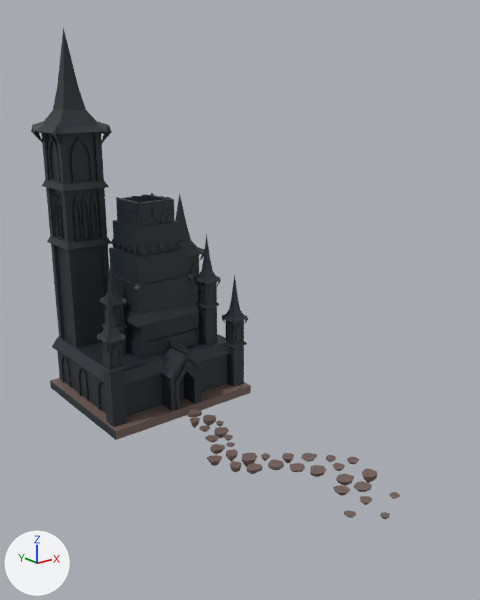
Renders of the Blender file stages/level_1_lust/tower.blend from each side of a commit.
Camera for both pictures: a 50 mm camera at (-319.0, -491.0, 288.0) aimed at (47.0, -33.0, 105.0). The lights are fixed; the arrows at lower left show +X, +Y and +Z.

The older version as bpy lines, for what is in view:
```python
me_tower = bpy.data.meshes.new('tower')
me_tower.from_pydata(...)  # 3747 vertices, 3681 faces; spans x -32.0..33.0, y -5.0..144.0, z -55.0..99.0
# faces by material slot: [3003, 678]
me_tower.materials.append(mat_castle)  # black #252d33
me_tower.materials.append(mat_rocks)  # brown #75615a
ob_tower_col = bpy.data.objects.new('tower_col', me_tower)
ob_tower_col.location = (0.0, 0.0, 0.0)
ob_tower_col.rotation_euler = (1.571, 0.0, 0.0)  # degrees (90, 0, 0)
ob_tower_col.scale = (2.38, 2.38, 2.38)
```
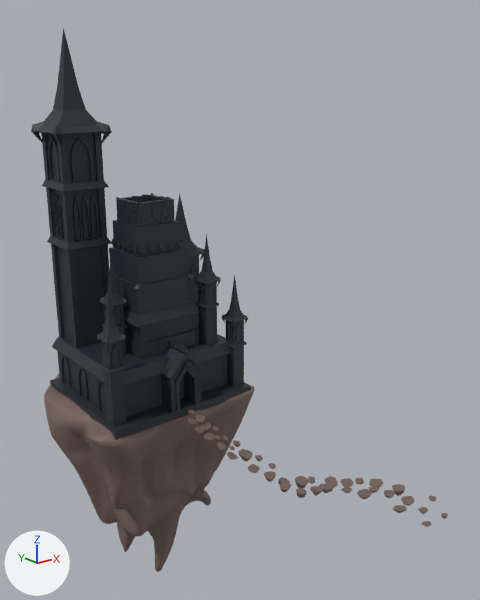
What changed in the scene script:
```text
Change me_tower:
    used by ob_tower_col; location = (0.0, 0.0, 0.0); rotation_euler = (1.571, 0.0, 0.0), in degrees (90, 0, 0); scale = (2.38, 2.38, 2.38)
    remove me_tower.from_pydata(...)  # 3747 vertices, 3681 faces; spans x -32.0..33.0, y -5.0..144.0, z -55.0..99.0
    add me_tower.from_pydata(...)  # 3901 vertices, 3853 faces; spans x -32.0..72.0, y -37.0..144.0, z -55.0..84.0
    me_tower part 1: the loose piece of 23 vertices spanning x 17.0..20.0, y -2.0..-1.0, z 92.0..95.0 is scaled about its middle by (0.685, 1.04, 0.907), then moved by (52.0, -33.0, -20.0)
    me_tower part 2: the loose piece of 23 vertices spanning x -5.0..-1.0, y -3.0..1.0, z 13.0..17.0 is moved by (64.0, -34.0, 62.0)
    me_tower part 3: the loose piece of 18 vertices spanning x 7.0..10.0, y -3.0..-2.0, z 97.0..99.0 is moved by (56.0, -33.0, -15.0)
    me_tower part 4: the loose piece of 18 vertices spanning x -1.0..2.0, y -2.0..-1.0, z 89.0..93.0 is multiplied about its middle by the matrix ((0.837, 0.07, 0.596), (-0.089, 1.026, 0.006), (-0.593, -0.056, 0.84)), then moved by (54.0, -33.0, -9.0)
    me_tower part 5: the loose piece of 18 vertices spanning x 0.0..6.0, y -4.0..0.0, z 13.0..19.0 is scaled about its middle by (0.391, 0.209, 0.372), then moved by (5.0, -7.0, 4.0)
    me_tower part 6: a new loose piece of 18 vertices spanning x -4.0..0.0, y -3.0..-1.0, z 10.0..14.0, in mat_rocks (brown #75615a)
    me_tower part 7: a new loose piece of 18 vertices spanning x -1.0..3.0, y -8.0..-6.0, z 16.0..20.0, in mat_rocks (brown #75615a)
    me_tower part 8: a new loose piece of 18 vertices spanning x 2.0..6.0, y -12.0..-9.0, z 21.0..25.0, in mat_rocks (brown #75615a)
    me_tower part 9: a new loose piece of 18 vertices spanning x 0.0..5.0, y -7.0..-4.0, z 10.0..15.0, in mat_rocks (brown #75615a)
    me_tower part 10: a new loose piece of 18 vertices spanning x -4.0..1.0, y -6.0..-3.0, z 13.0..17.0, in mat_rocks (brown #75615a)
    me_tower part 11: the loose piece of 23 vertices spanning x 7.0..11.0, y -3.0..-1.0, z 88.0..92.0 is deleted
    me_tower part 12: 437 vertices moved from x -15.0..26.0, y -5.0..0.0, z 4.0..83.0 to x -7.0..68.0, y -37.0..1.0, z 5.0..69.0; 54 vertices removed from x -3.0..18.0, y -3.0..1.0, z 7.0..87.0; 72 vertices added at x -1.0..65.0, y -36.0..0.0, z 6.0..73.0
    me_tower part 13: 2 faces spanning x -32.0..32.0, y -2.0..1.0, z -53.0..5.0 switch from mat_rocks (brown #75615a) to mat_castle (black #252d33)
Add me_sphere:
    me_sphere.from_pydata(...)  # 20476 vertices, 20474 faces; spans x -0.81..0.77, y -0.61..0.79, z -1.63..0.53
    me_sphere.materials.append(mat_rocks)  # brown #75615a
Add ob_island:
    ob_island = bpy.data.objects.new('island', me_sphere)
    ob_island.location = (-3.0, 55.0, -34.0)
    ob_island.scale = (117.0, 117.0, 117.0)
```

What differs and where, as boxes [x1, y1, x2, y2] in the pictures (480 x 600 px; the box of a moved part takes in the faces that stretch with it):
'tower_col', reshaped (13% wider): before [31, 28, 400, 519]; after [31, 28, 448, 527]
'island', added (brown): after [44, 374, 255, 572]
part 1 of me_tower, moved or reshaped: before [389, 492, 400, 499]; after [429, 496, 436, 501]
part 2 of me_tower, moved or reshaped: before [190, 417, 200, 428]; after [417, 507, 428, 514]
part 3 of me_tower, moved or reshaped: before [380, 512, 390, 519]; after [441, 513, 448, 519]
part 4 of me_tower, moved or reshaped: before [344, 510, 357, 518]; after [421, 521, 432, 527]
part 5 of me_tower, moved or reshaped: before [203, 415, 216, 426]; after [222, 435, 228, 441]
part 6 of me_tower, added: after [188, 418, 197, 425]
part 7 of me_tower, added: after [204, 433, 215, 440]
part 8 of me_tower, added: after [217, 442, 226, 452]
part 9 of me_tower, added: after [199, 421, 211, 431]
part 10 of me_tower, added: after [194, 426, 205, 433]
part 11 of me_tower, deleted: before [359, 496, 372, 505]
part 12 of me_tower, moved or reshaped: before [161, 368, 378, 496]; after [161, 368, 414, 513]
part 13 of me_tower, recoloured (brown to black): [50, 378, 251, 440] in both
